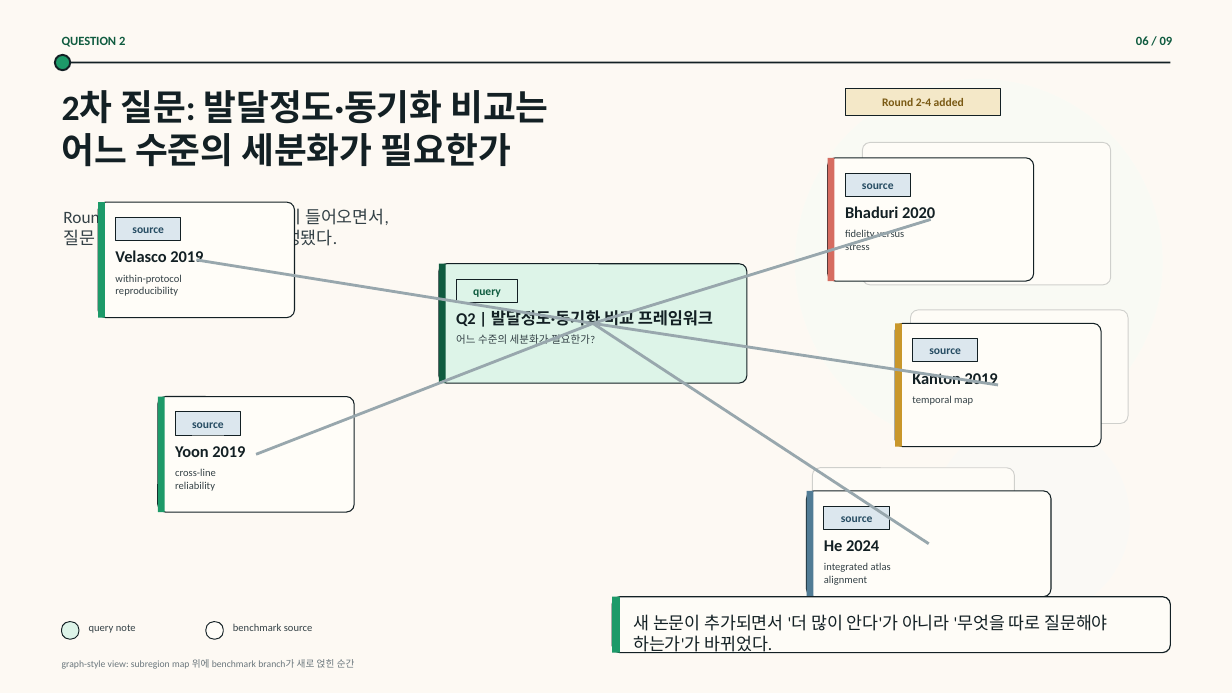
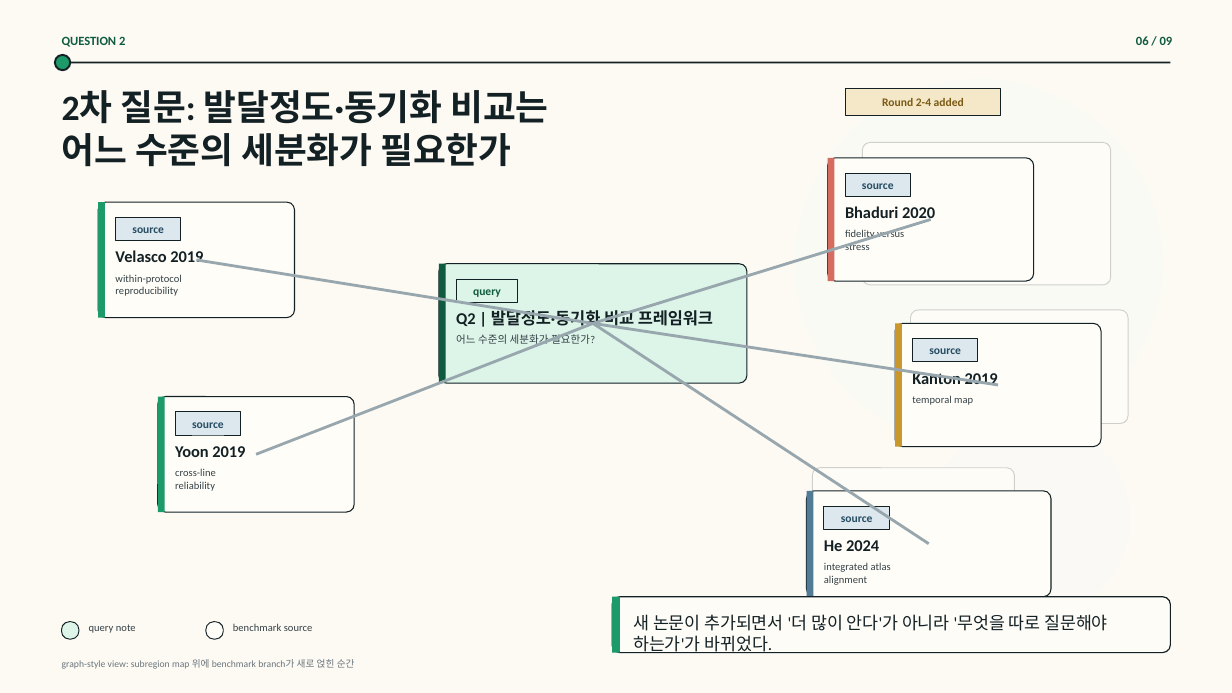
Before and after one commit to lewisdv/paperatlas, a slide deck: slide 6 of collections/organoid/presentation/brain-organoid-question-journey/outputs/output.pptx. Drawn at 1232x693 pixels with LibreOffice and Linux fonts; fonts in the diff are those of the drawing; background and template pictures are left out. Boxes give left, top, right and bottom in pixels: in the first picture for what was removed or moved away, otherwise in the second. Text is boxed around its words. In the diff, an @@ line names an element or a change of style, - is before the commit and + after.

```diff
--- a/collections/organoid/presentation/brain-organoid-question-journey/outputs/output.pptx
+++ b/collections/organoid/presentation/brain-organoid-question-journey/outputs/output.pptx
@@ text removed at <box>63,205,389,249</box> @@
-Round 2-4의 benchmark 논문들이 들어오면서,
-질문 자체가 새 프레임으로 재구성됐다.
```
Also in this commit, not shown: 1 other slide changed, 5 other files.
